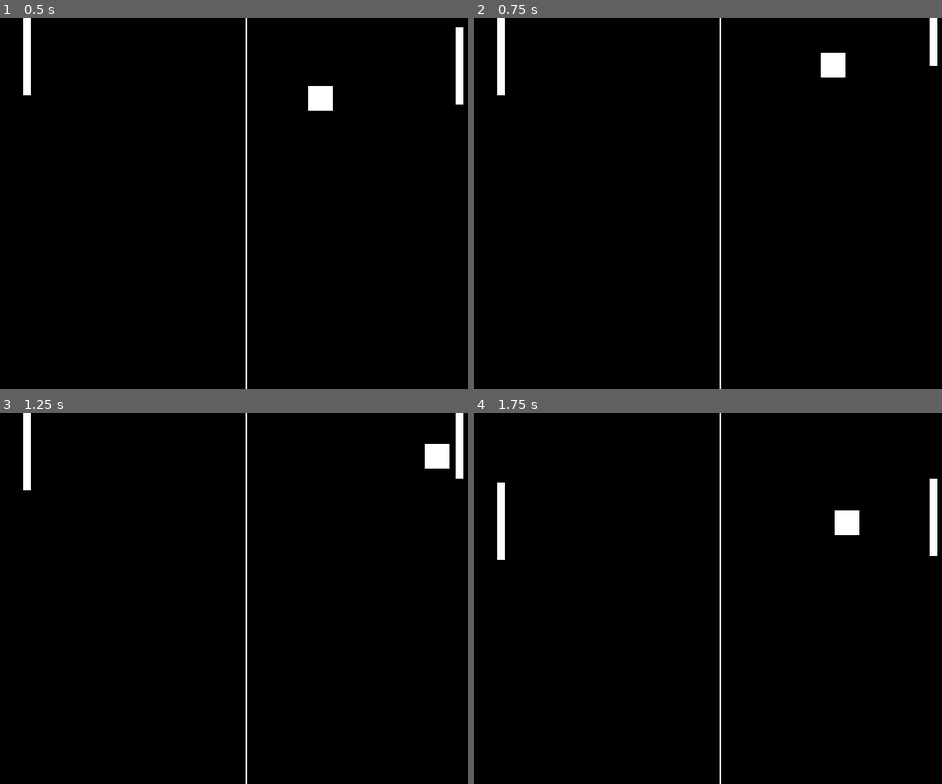
Above: before the commit, frames 1-4 (two rows, left to right).
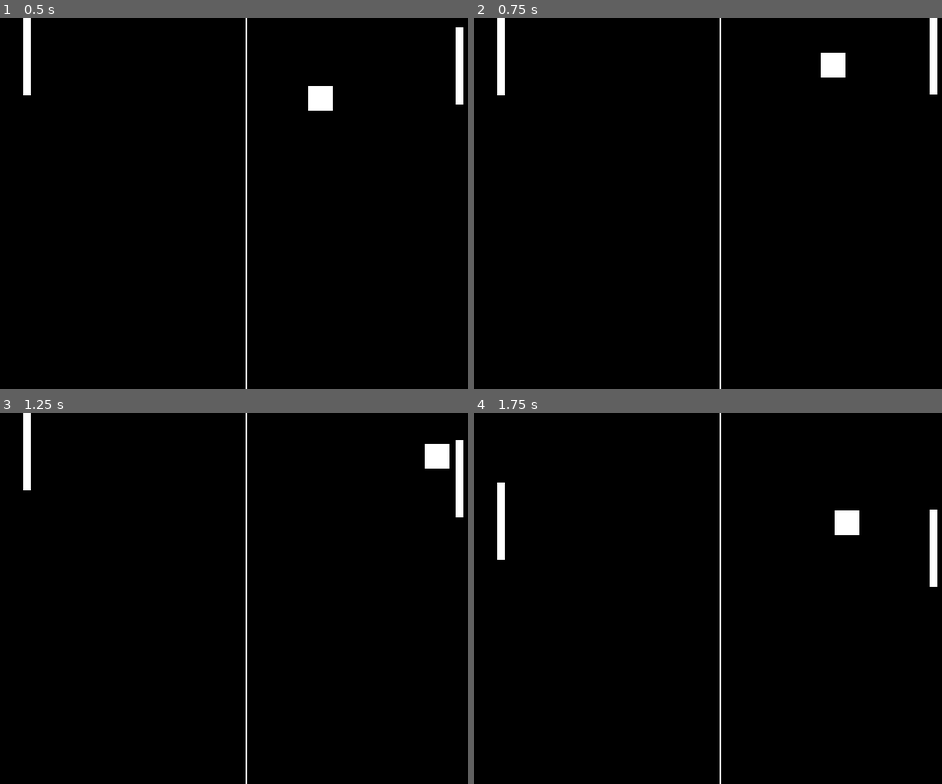
Above: after the commit, the same moments.

Repository: qjlu404/pong
Game: Godot game, scene res://Main.tscn
The game is run twice, just before and just after one commit, with the same random seed, the same clock (stepped at 60 frames per second) and the same inputs.
Inputs:
- Up to frame 1 (0.5 s): no input
- Up to frame 2 (0.75 s): hold Up (Paddle Up) from 0.53 s (still down)
- Up to frame 3 (1.25 s): keep holding Up (Paddle Up)
- Up to frame 4 (1.75 s): release Up (Paddle Up) at 1.28 s; hold Down (Paddle Down) from 1.28 s (still down)

Frame 1 is identical in both runs. In frame 2, 0.1% of the frame differs, in the area x 97-100%, y 12-21%; in frame 3, 0.3%, in the area x 97-100%, y 0-29%; in frame 4, 0.3%.

Commit message:
Update main.gd

Diff:
--- a/scripts/main.gd
+++ b/scripts/main.gd
@@ -22,12 +22,12 @@
 func _physics_process(delta):
 	if  Input.is_action_pressed("Paddle Up") and $Paddle.global_position.y>0:
 		$Paddle.global_position.y -= 200 * delta
-	if Input.is_action_pressed("Paddle Down") and $Paddle.global_position.y<540:
+	if Input.is_action_pressed("Paddle Down") and $Paddle.global_position.y<380:
 		$Paddle.global_position.y += 200 * delta
 	var yGoal = predict() + 100
-	if $"CPU Paddle".global_position.y < yGoal and $"CPU Paddle".global_position.y < 520:
+	if $"CPU Paddle".global_position.y < yGoal and $"CPU Paddle".global_position.y < 480:
 		$"CPU Paddle".global_position.y += 200*delta
-	if $"CPU Paddle".global_position.y > yGoal and $"CPU Paddle".global_position.y > 40:
+	if $"CPU Paddle".global_position.y > yGoal and $"CPU Paddle".global_position.y > 100:
 		$"CPU Paddle".global_position.y -= 200*delta
 
 
